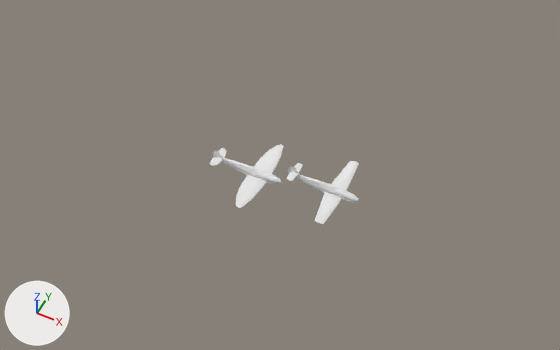
The Blender file name/1_entities/1_vehicle/bf109.blend, before and after one commit.
Camera for both pictures: a camera (50 mm lens) standing at (8.7, -15.39, 19.54) and looking at (0.85, 0.32, -0.1). Every picture has the same lights, and +X, +Y and +Z are marked at lower left. The first picture is the older version.

In view in the first picture: 'bf109', 'spitfire'.
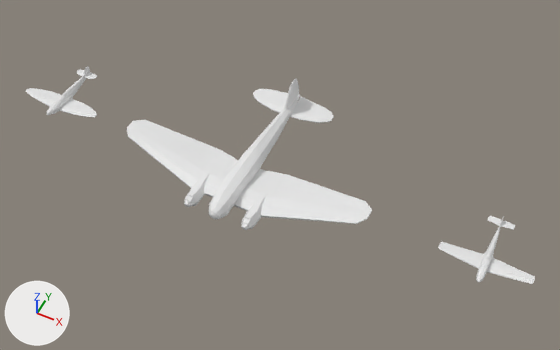
Pixel boxes [x1, y1, x2, y2] of what changed, in the pictures (560 x 350 px):
'bomber he 111', added: after [127, 78, 372, 230]
'bf109', moved, turned: before [287, 161, 359, 224]; after [438, 216, 535, 284]
'spitfire', moved, turned: before [210, 144, 284, 208]; after [26, 66, 97, 117]

Diff of the bpy script that builds the scene:
```diff
--- a/name/1_entities/1_vehicle/bf109.blend.py
+++ b/name/1_entities/1_vehicle/bf109.blend.py
@@ me_cube @@
+me_cube.from_pydata(...)  # 836 vertices, 766 faces; spans x -3.76..2.63, y -4.51..4.51, z -0.24..1.35
@@ ob_bf109 @@
 ob_bf109 = bpy.data.objects.new('bf109', me_cube_001)
-ob_bf109.location = (2.58, 0.41, 0.0)
-ob_bf109.rotation_euler = (0.0, 0.0, 3.142)  # degrees (0, 0, 180)
+ob_bf109.location = (8.13, 0.15, 0.0)
+ob_bf109.rotation_euler = (0.0, 0.0, 7.854)  # degrees (0, 0, 90)
 ob_bf109.scale = (0.102, 0.102, 0.102)
@@ ob_spitfire @@
 ob_spitfire = bpy.data.objects.new('spitfire', me_cube_002)
-ob_spitfire.location = (0.0, 0.0, 0.0)
-ob_spitfire.rotation_euler = (0.0, 0.0, 3.142)  # degrees (0, 0, 180)
+ob_spitfire.location = (-7.98, 0.15, 0.0)
+ob_spitfire.rotation_euler = (0.0, 0.0, 7.854)  # degrees (0, 0, 90)
 ob_spitfire.scale = (0.102, 0.102, 0.102)
@@ ob_bomber_he_111 @@
+ob_bomber_he_111 = bpy.data.objects.new('bomber he 111', me_cube)
+ob_bomber_he_111.location = (-0.15, 0.15, 0.0)
+ob_bomber_he_111.rotation_euler = (0.0, 0.0, 4.712)  # degrees (0, 0, 270)
```
